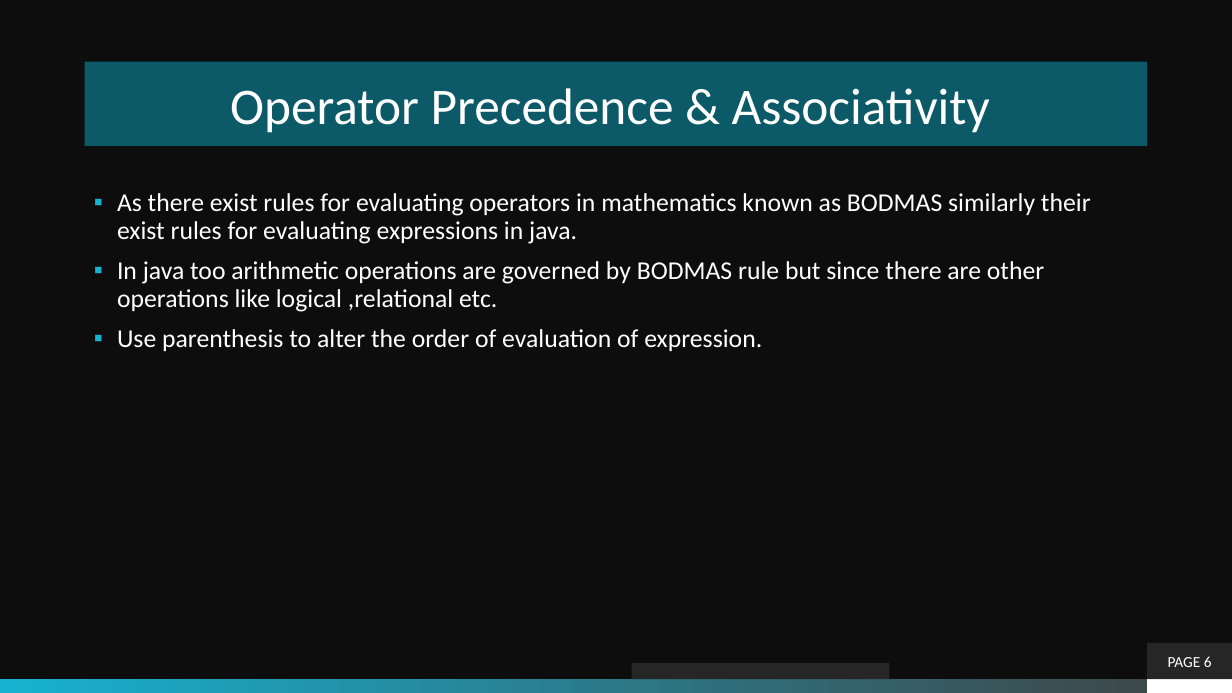
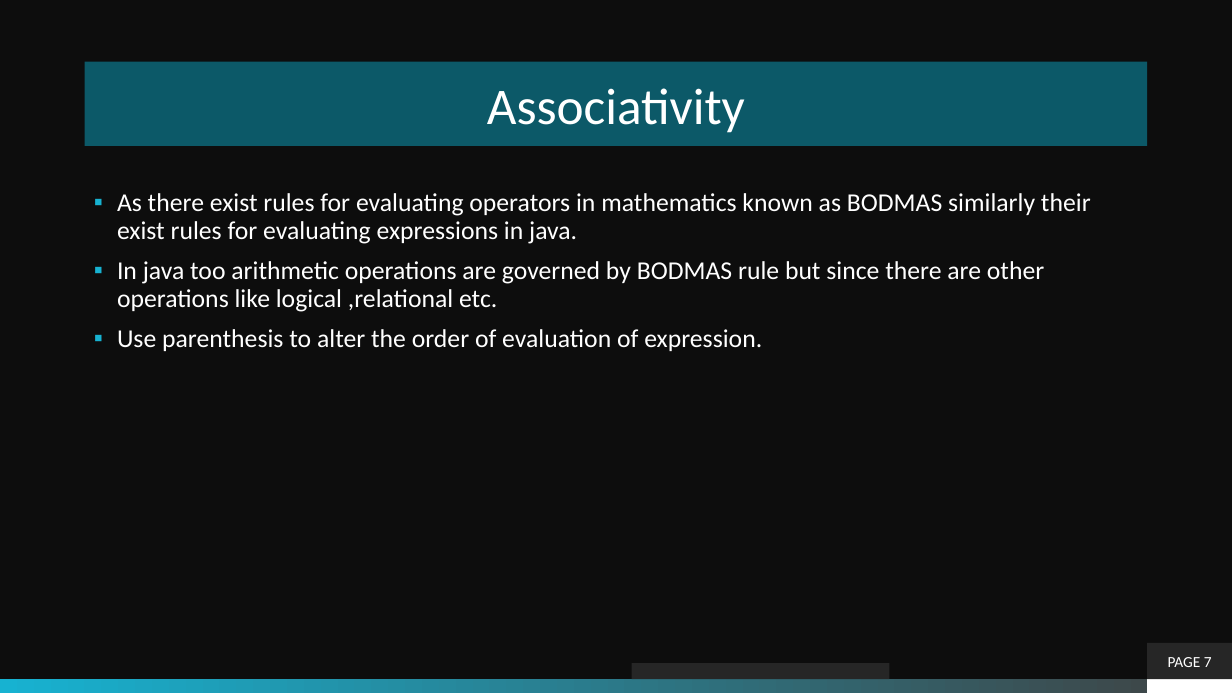
Before and after one commit to theLeonidas/Courses, a slide deck: slide 7 of courseMaterial/Objective-4-Operators & Decisions/1-Operators.pptx (slide 6 before the commit). Drawn at 1232x693 pixels with LibreOffice and Linux fonts; fonts in the diff are those of the drawing; background and template pictures are left out. Boxes give left, top, right and bottom in pixels: in the first picture for what was removed or moved away, otherwise in the second. Text is boxed around its words. In the diff, an @@ line names an element or a change of style, - is before the commit and + after.

```diff
--- a/courseMaterial/Objective-4-Operators & Decisions/1-Operators.pptx
+++ b/courseMaterial/Objective-4-Operators & Decisions/1-Operators.pptx
@@ title at (487, 88, 745, 133): text changed @@
-Operator Precedence & Associativity
+Associativity
@@ page number at (1168, 657, 1212, 667): text changed @@
-PAGE 6
+PAGE 7
```
Also in this commit, not shown: 1 other slide changed, 35 other files.
